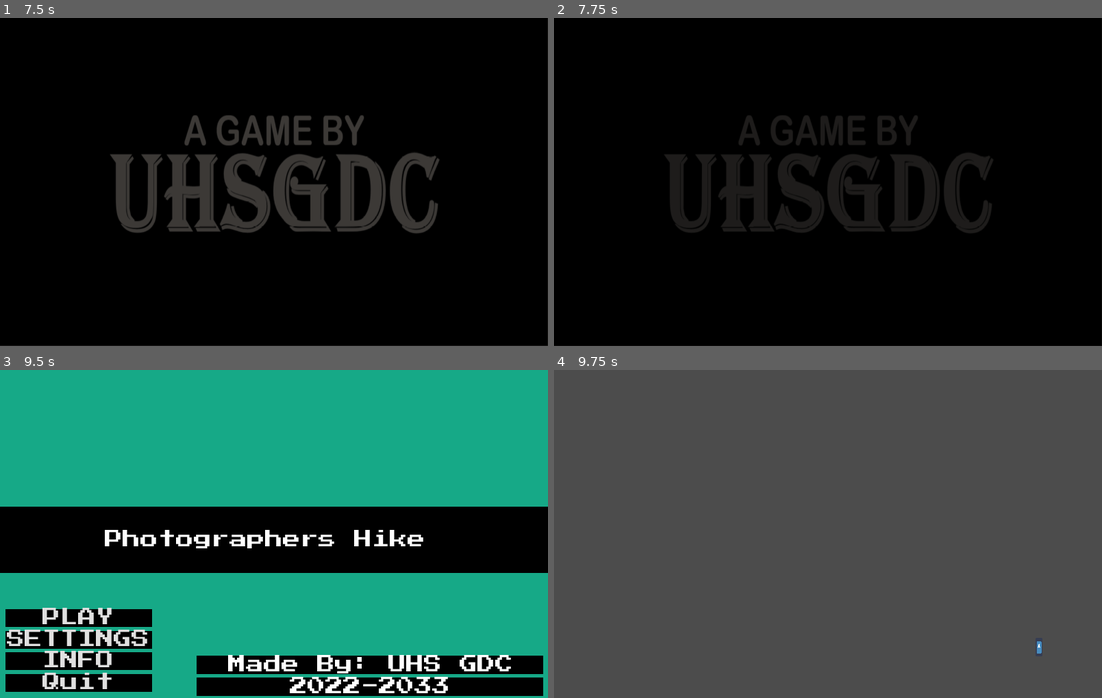
Above: before the commit, frames 1-4 (two rows, left to right).
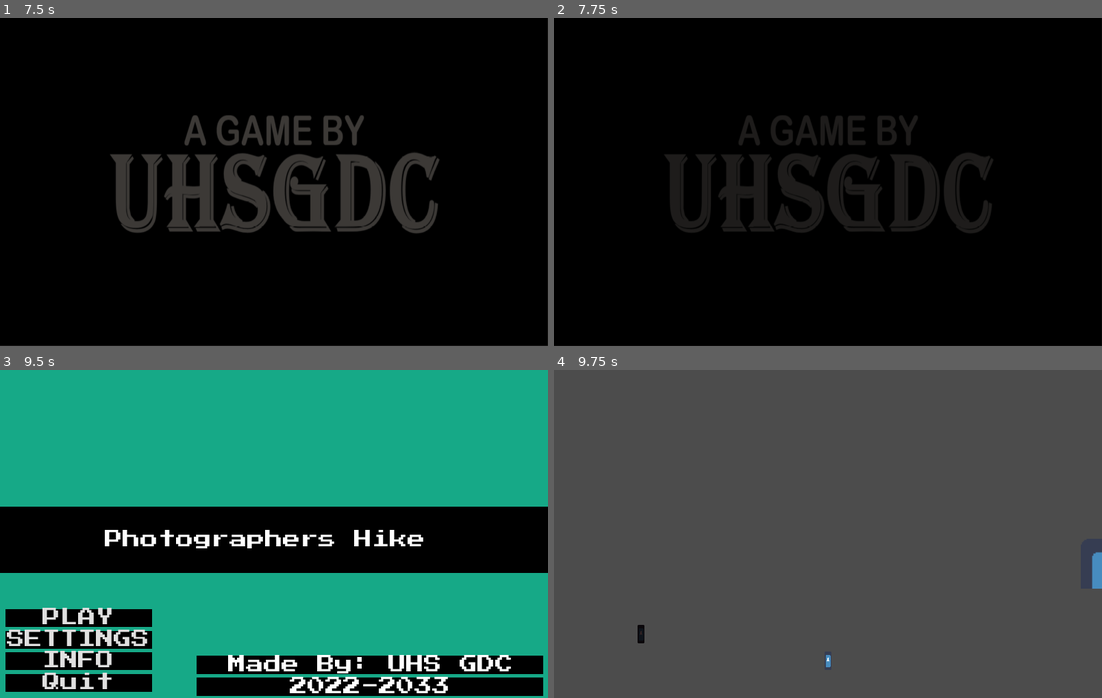
Above: after the commit, the same moments.

Repository: UHSGDC/Photographers-Hike
Game: Godot game, scene res://Scenes/Game_Splash_Intro.tscn
Two runs of this game, one before a commit and one after it. Both use one fixed random seed, a clock stepped at 60 frames per second and the inputs below. The engine's default icon, where the game draws it, is replaced by a stand-in: a white triangle on a blue panel in a dark square.
Inputs (mouse positions are in pixels of both pictures, inside the frame that each line leads up to):
- Up to frame 1 (7.5 s): tap Enter (ui_accept) at 0.5, 3.5, 4.25, 5, 5.75 s; move the mouse to (394, 165) at 0.52 s; hold Space (jump) 0.53-1.28 s; hold D (right) 0.53-2.03 s; tap C (take_picture) at 0.6, 1.55, 2.85, 3.6, 4.55, 5.85, 6.6 s; click (394, 165) at 0.67 s; move the mouse to (164, 198) at 1.27 s; tap Space (jump) at 1.35, 1.52, 1.82, 2.3, 3.02, 3.32, 4.35, 4.52, 4.82, 5.3, 6.02, 6.32, 7.35 s; move the mouse to (328, 109) at 2.02 s; hold A (left) 2.03-2.78 s; hold Ctrl (interact) 2.03-2.78 s; move the mouse to (246, 247) at 2.77 s; hold D (right) 2.78-4.28 s; click (246, 247) at 2.92 s; move the mouse to (438, 231) at 3.52 s; hold Space (jump) 3.53-4.28 s; tap Escape (pause) at 4.15 s; move the mouse to (109, 132) at 4.27 s; hold A (left) 4.28-5.03 s; move the mouse to (301, 182) at 5.02 s; hold D (right) 5.03-5.78 s; hold Ctrl (interact) 5.03-5.78 s; click (301, 182) at 5.17 s; move the mouse to (191, 100) at 5.77 s; hold A (left) 5.78-7.28 s; move the mouse to (394, 165) at 6.52 s; hold Space (jump) 6.53-7.28 s; move the mouse to (164, 198) at 7.27 s; hold D (right) from 7.28 s (still down); click (164, 198) at 7.42 s
- Up to frame 2 (7.75 s): keep holding D (right); tap Space (jump) at 7.52 s; tap C (take_picture) at 7.55 s
- Up to frame 3 (9.5 s): keep holding D (right); tap Space (jump) at 7.82, 8.3, 9.02, 9.32 s; move the mouse to (328, 461) at 8.02 s; hold Ctrl (interact) 8.03-8.78 s; tap Enter (ui_accept) at 8.75 s; move the mouse to (246, 599) at 8.77 s; tap C (take_picture) at 8.85 s
- Up to frame 4 (9.75 s): release D (right) at 9.5 s; click "PLAY" at 9.5 s

Frames 1-3 are identical in both runs. In frame 4, 0.3% of the frame differs, in the area x 15-100%, y 55-91%.

Commit message:
Completed sign/cutscene picture taking

Diff:
--- a/PhotographersHike/Interactables/NPC.tscn
+++ b/PhotographersHike/Interactables/NPC/NPC.tscn
@@ -2,7 +2,7 @@
 
 [ext_resource path="res://icon.png" type="Texture" id=1]
 [ext_resource path="res://Interactables/InteractZone.tscn" type="PackedScene" id=2]
-[ext_resource path="res://Interactables/NPC.gd" type="Script" id=3]
+[ext_resource path="res://Interactables/NPC/NPC.gd" type="Script" id=3]
 
 [sub_resource type="RectangleShape2D" id=1]
 extents = Vector2( 3, 8 )
--- /dev/null
+++ b/PhotographersHike/Interactables/Sign/PlayerJumpCast.tscn
@@ -0,0 +1,5 @@
+[gd_scene format=2]
+
+[node name="PlayerJumpCast" type="RayCast2D"]
+enabled = true
+cast_to = Vector2( 15, 0 )
--- /dev/null
+++ b/PhotographersHike/Interactables/Sign/Sign.gd
@@ -0,0 +1,103 @@
+extends Sprite
+
+
+export var picture_texture: Texture
+
+export var player_jump_cast_scene: PackedScene
+
+var should_move_player_to_sign: bool = false
+
+var jump_cast: RayCast2D
+
+var was_cutscene_played: bool = false
+
+var player: KinematicBody2D
+
+export var player_cutscene_max_speed: float
+export var player_cutscene_jump_multiplier: float
+
+
+var should_stop: bool
+
+func _physics_process(delta: float) -> void:
+	if should_move_player_to_sign:
+		move_player_to_sign(delta)
+		if sign(jump_cast.cast_to.x) != sign(player.velocity.x):
+			jump_cast.cast_to.x = -jump_cast.cast_to.x
+
+
+func move_player_to_sign(delta: float) -> void:
+
+	var direction: float
+
+	if !should_stop:
+		direction = get_move_direction()
+	else:
+		direction = 0
+
+
+	player.velocity.x += direction * player.move_acceleration * delta
+
+	# Deaccelerates player velocity.x to 0 if player isn't inputting a direction
+	if !direction:
+		if abs(player.velocity.x) < player.idle_deacceleration * delta:
+			player.velocity.x = 0
+		else:
+			player.velocity.x -= player.idle_deacceleration * sign(player.velocity.x) * delta
+
+	# Clamps velocity.x to max_move_speed
+	if player.velocity.x > player_cutscene_max_speed:
+		player.velocity.x = lerp(player.velocity.x, player_cutscene_max_speed, 0.4)
+	elif player.velocity.x < -player_cutscene_max_speed:
+		player.velocity.x = lerp(player.velocity.x, -player_cutscene_max_speed, 0.4)
+
+	if player.is_on_floor() and jump_cast.is_colliding():
+		player.velocity.y = player.jump_velocity * player_cutscene_jump_multiplier
+
+
+	player.apply_gravity(delta)
+
+	player.velocity = player.move_and_slide(player.velocity, Vector2.UP)
+
+
+func get_move_direction() -> float:
+	return sign(position.x - player.position.x)
+
+
+func _on_CutsceneActivation_body_entered(body: Node) -> void:
+	if was_cutscene_played:
+		return
+	if body == Global.platforming_player:
+		player = body
+
+	should_move_player_to_sign = true
+	player.in_cutscene = true
+
+	jump_cast = create_jump_cast()
+
+	should_stop = false
+
+
+func create_jump_cast() -> RayCast2D:
+	var jump_cast: RayCast2D = player_jump_cast_scene.instance()
+	player.add_child(jump_cast)
+	jump_cast.global_position = player.global_position
+	return jump_cast
+
+
+func _on_SignArea_body_entered(body: Node) -> void:
+	if body == player and !was_cutscene_played:
+
+		yield(get_tree().create_timer(0.2), "timeout")
+
+		should_stop = true
+
+		yield(get_tree().create_timer(0.2), "timeout")
+		was_cutscene_played = true
+		should_move_player_to_sign = false
+		jump_cast.queue_free()
+		jump_cast = null
+
+		yield(get_tree().create_timer(0.5), "timeout")
+		player.in_cutscene = false
+		Global.camera_item.display_and_store_image(picture_texture.get_data())
--- /dev/null
+++ b/PhotographersHike/Interactables/Sign/Sign.tscn
@@ -0,0 +1,41 @@
+[gd_scene load_steps=7 format=2]
+
+[ext_resource path="res://Interactables/Sign/Sign.gd" type="Script" id=1]
+[ext_resource path="res://icon.png" type="Texture" id=2]
+[ext_resource path="res://Interactables/Sign/PlayerJumpCast.tscn" type="PackedScene" id=3]
+[ext_resource path="res://Pictures/test_photo.png" type="Texture" id=4]
+
+[sub_resource type="CircleShape2D" id=1]
+radius = 172.026
+
+[sub_resource type="RectangleShape2D" id=2]
+extents = Vector2( 32, 22 )
+
+[node name="Sign" type="Sprite"]
+texture = ExtResource( 2 )
+region_enabled = true
+region_rect = Rect2( 0, 0, 64, 44 )
+script = ExtResource( 1 )
+picture_texture = ExtResource( 4 )
+player_jump_cast_scene = ExtResource( 3 )
+player_cutscene_max_speed = 10.0
+player_cutscene_jump_multiplier = 0.8
+
+[node name="CutsceneActivation" type="Area2D" parent="."]
+collision_layer = 0
+collision_mask = 4
+monitorable = false
+
+[node name="CollisionShape2D" type="CollisionShape2D" parent="CutsceneActivation"]
+shape = SubResource( 1 )
+
+[node name="SignArea" type="Area2D" parent="."]
+collision_layer = 0
+collision_mask = 4
+monitorable = false
+
+[node name="CollisionShape2D" type="CollisionShape2D" parent="SignArea"]
+shape = SubResource( 2 )
+
+[connection signal="body_entered" from="CutsceneActivation" to="." method="_on_CutsceneActivation_body_entered"]
+[connection signal="body_entered" from="SignArea" to="." method="_on_SignArea_body_entered"]
--- a/PhotographersHike/Photography/CameraItem.gd
+++ b/PhotographersHike/Photography/CameraItem.gd
@@ -1,4 +1,6 @@
 extends Node
+
+class_name CameraItem
 
 signal close_picture
 
@@ -14,6 +16,7 @@
 
 
 func _ready() -> void:
+	Global.camera_item = self
 	center = captured_image.rect_position
 	Rng = RandomNumberGenerator.new()
 	Rng.randomize()
@@ -32,11 +35,14 @@
 	# Flip it on the y-axis (because it's flipped).
 	image.flip_y()
 
-	# Create a texture for it.
+	display_and_store_image(image)
+
+
+func display_and_store_image(image: Image) -> void:
+
+	# Set the texture to the captured image node.
 	var texture = ImageTexture.new()
 	texture.create_from_image(image)
-
-	# Set the texture to the captured image node.
 	captured_image.set_texture(texture)
 	randomize_image_rotation()
 	randomize_image_position()
--- a/PhotographersHike/Scenes/PlatformingPlayer.tscn
+++ b/PhotographersHike/Scenes/PlatformingPlayer.tscn
@@ -3,7 +3,6 @@
 [ext_resource path="res://icon.png" type="Texture" id=1]
 [ext_resource path="res://Scripts/PlatformingPlayer.gd" type="Script" id=2]
 [ext_resource path="res://Photography/CameraItem.tscn" type="PackedScene" id=3]
-
 
 [sub_resource type="RectangleShape2D" id=1]
 extents = Vector2( 3, 8 )
@@ -39,6 +38,7 @@
 shape = SubResource( 2 )
 
 [node name="CameraItem" parent="." instance=ExtResource( 3 )]
+
 [node name="WindDetector" type="Area2D" parent="."]
 collision_layer = 256
 collision_mask = 0
--- a/PhotographersHike/Scripts/Global.gd
+++ b/PhotographersHike/Scripts/Global.gd
@@ -5,6 +5,7 @@
 var player_camera: Camera2D
 var platforming_player: KinematicBody2D
 var dialog_box: DialogBox
+var camera_item: CameraItem
 
 var room_pause: bool = false
 export var room_pause_time: float = 0.2
--- a/PhotographersHike/Scripts/PlatformingPlayer.gd
+++ b/PhotographersHike/Scripts/PlatformingPlayer.gd
@@ -43,6 +43,10 @@
 	NONE
 }
 
+
+var in_cutscene: bool
+
+
 func _ready() -> void:
 	Global.platforming_player = self
 
@@ -53,7 +57,7 @@
 	input()
 
 	# Pause player movement between rooms or when playing dialog
-	if !Global.room_pause and !Global.dialog_box.dialog_playing:
+	if !Global.room_pause and !Global.dialog_box.dialog_playing and !in_cutscene:
 		if !in_minigame:
 			move(delta)
 
--- a/PhotographersHike/World/World.tscn
+++ b/PhotographersHike/World/World.tscn
@@ -1,10 +1,11 @@
-[gd_scene load_steps=17 format=2]
+[gd_scene load_steps=18 format=2]
 
 [ext_resource path="res://World/Levels/Base.tscn" type="PackedScene" id=1]
 [ext_resource path="res://Scenes/PlatformingPlayer.tscn" type="PackedScene" id=2]
 [ext_resource path="res://Scenes/PlayerCamera.tscn" type="PackedScene" id=3]
-[ext_resource path="res://Interactables/NPC.tscn" type="PackedScene" id=4]
+[ext_resource path="res://Interactables/NPC/NPC.tscn" type="PackedScene" id=4]
 [ext_resource path="res://Dialog/DialogBox.tscn" type="PackedScene" id=5]
+[ext_resource path="res://Interactables/Sign/Sign.tscn" type="PackedScene" id=6]
 
 [sub_resource type="RectangleShape2D" id=10]
 extents = Vector2( 240, 144 )
@@ -222,8 +223,11 @@
 position = Vector2( 416, 232 )
 npc_name = "old_man"
 
+[node name="Sign" parent="Base" instance=ExtResource( 6 )]
+position = Vector2( 833, 170 )
+
 [node name="PlatformingPlayer" parent="." instance=ExtResource( 2 )]
-position = Vector2( 136, 224 )
+position = Vector2( 579, 236 )
 
 [node name="Level" type="TileMap" parent="."]
 tile_set = SubResource( 13 )
--- a/PhotographersHike/project.godot
+++ b/PhotographersHike/project.godot
@@ -13,6 +13,11 @@
 "class": "BaseMenu",
 "language": "GDScript",
 "path": "res://Menus/BaseMenu.gd"
+}, {
+"base": "Node",
+"class": "CameraItem",
+"language": "GDScript",
+"path": "res://Photography/CameraItem.gd"
 }, {
 "base": "KinematicBody2D",
 "class": "Cougar",
@@ -37,10 +42,11 @@
 "base": "KinematicBody2D",
 "class": "NPC",
 "language": "GDScript",
-"path": "res://Interactables/NPC.gd"
+"path": "res://Interactables/NPC/NPC.gd"
 } ]
 _global_script_class_icons={
 "BaseMenu": "",
+"CameraItem": "",
 "Cougar": "",
 "DialogBox": "",
 "JSONOpener": "",
Renamed: PhotographersHike/Interactables/NPC.gd -> PhotographersHike/Interactables/NPC/NPC.gd
Renamed: PhotographersHike/Interactables/OldManBase.gd -> PhotographersHike/Interactables/NPC/OldManBase.gd
Binary file added: PhotographersHike/Pictures/test_photo.png
